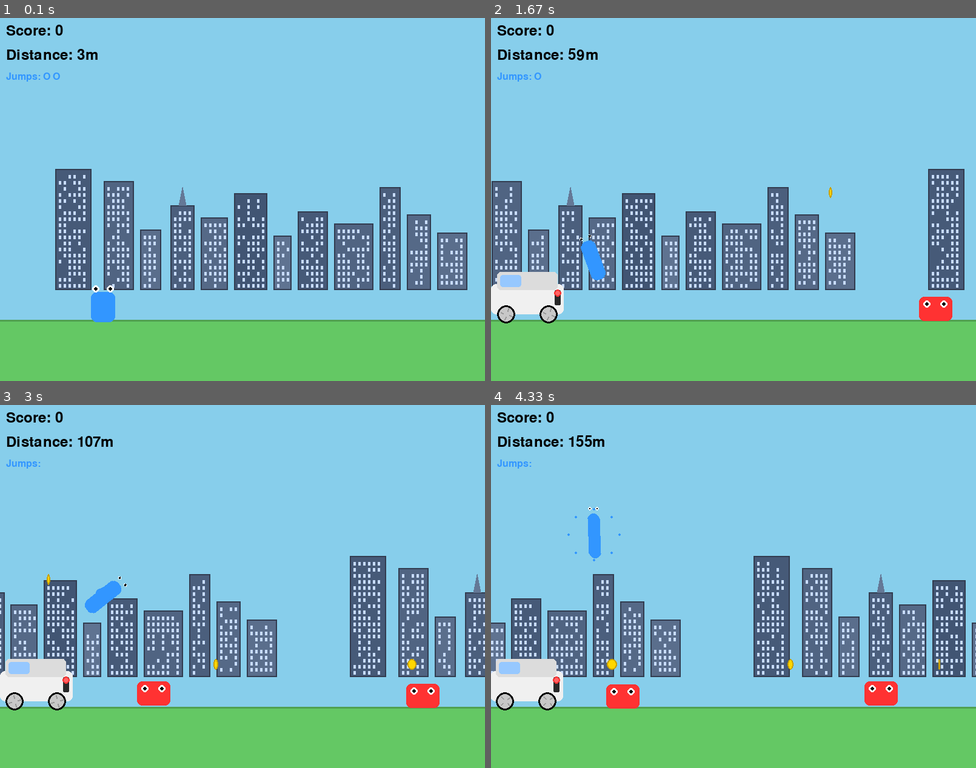
Above: before the commit, frames 1-4 (two rows, left to right).
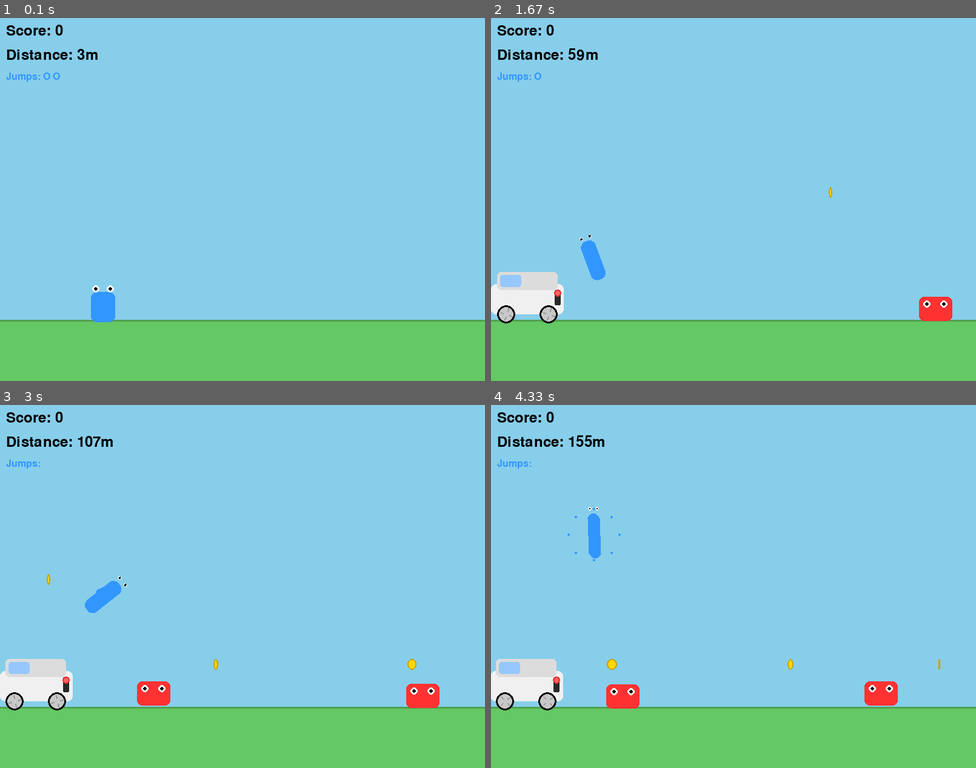
Above: after the commit, the same moments.

Repository: 8x8-BitGames/GameDevelopmentGame2
Game: pygame game, started from pygame_first_game.py
Two runs of this game, one before a commit and one after it. Both use one fixed random seed, a clock stepped at 60 frames per second and the inputs below.
Inputs:
- Up to frame 1 (0.1 s): no input
- Up to frame 2 (1.67 s): tap Space at 0.33, 0.73, 1.03, 1.23, 1.57 s
- Up to frame 3 (3 s): tap Space at 1.87, 2.07, 2.37, 2.63, 2.97 s
- Up to frame 4 (4.33 s): tap Space at 3.27, 3.4, 3.8, 4.1 s

The runs differ from the first frame. In frame 1, 16% of the frame differs, in the area x 11-97%, y 41-75%; in frame 2, 15%; in frame 3, 15%; in frame 4, 15%.

Commit message:
3rd draft:  - made skyline only appear after dist = 1.5k  - made skyline stem from ground

Diff:
--- a/pygame_first_game.py
+++ b/pygame_first_game.py
@@ -653,7 +653,8 @@
 
 def draw_boston_skyline(screen, scroll_offset):
     """Draw a simplified Boston skyline in the background"""
-    skyline_y = GROUND_Y - 50
+    # Buildings now start from ground level
+    skyline_y = GROUND_Y
 
     # Buildings move slower than foreground (parallax effect)
     parallax_offset = (scroll_offset * 0.3) % WIDTH
@@ -893,8 +894,9 @@
         # Draw
         screen.fill(SKY_BLUE)
 
-        # Draw Boston skyline
-        draw_boston_skyline(screen, distance)
+        # Draw Boston skyline only after reaching 1500 distance
+        if distance >= 15000:
+            draw_boston_skyline(screen, distance)
 
         pygame.draw.rect(screen, GROUND_COLOR, (0, GROUND_Y, WIDTH, HEIGHT - GROUND_Y))
         pygame.draw.line(screen, (80, 160, 80), (0, GROUND_Y), (WIDTH, GROUND_Y), 3)
